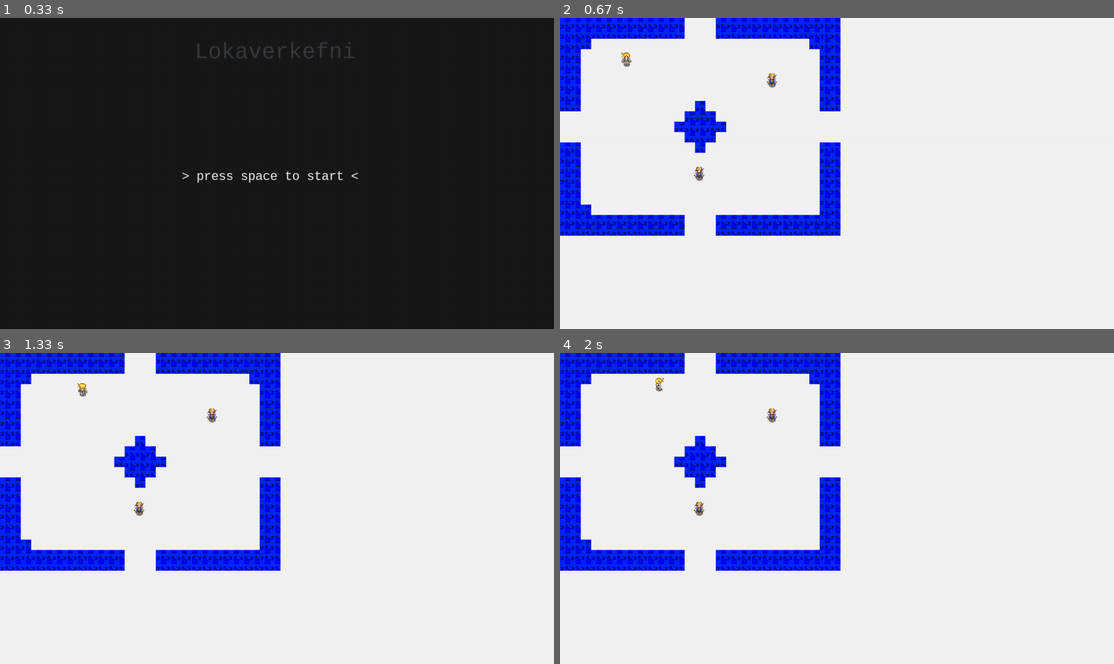
Above: before the commit, frames 1-4 (two rows, left to right).
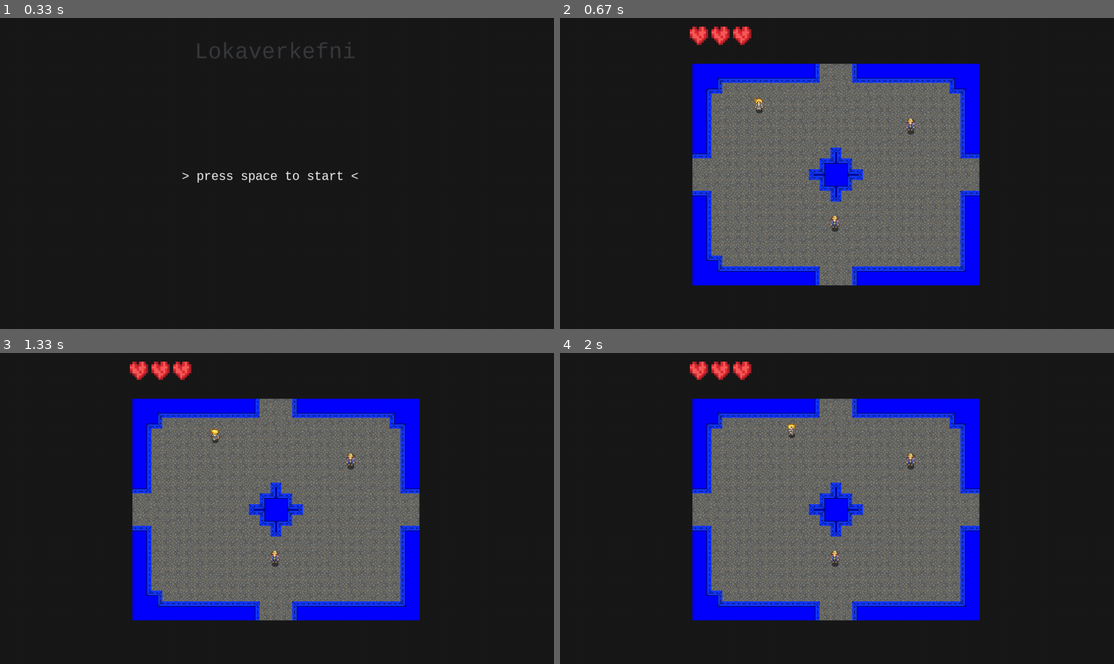
Above: after the commit, the same moments.

Repository: GudniNatan/Leikjaforritun-lokaverkefni-haust-2016
Game: pygame game, started from Lokaverkefni.py
Two runs of this game, one before a commit and one after it. Both use one fixed random seed, a clock stepped at 60 frames per second and the inputs below. The source is Python 2; it was converted automatically to run under Python 3.
Inputs:
- Up to frame 1 (0.33 s): no input
- Up to frame 2 (0.67 s): tap Space at 0.33 s
- Up to frame 3 (1.33 s): hold Right 0.67-1.13 s; hold Up from 1.17 s (still down)
- Up to frame 4 (2 s): release Up at 1.47 s; hold Right 1.5-1.97 s

Frame 1 is identical in both runs. In frame 2, 100% of the frame differs, in the area x 0-100%, y 0-100%; in frame 3, 100%; in frame 4, 100%.

Commit message:
allt of seint um nótt grafík og gameplay

Diff:
--- a/Characters_sprites.py
+++ b/Characters_sprites.py
@@ -18,6 +18,7 @@
         self.gridPos = [self.collision_rect.center[0] / drawSize, self.collision_rect.center[1] / drawSize]
         self.baseSpeed = 0.08
         self.health = 3
+        self.maxHealth = self.health
         self.charset = charset
         self.sprite_size_rect = sprite_size_rect
         self.image = pygame.Surface((0, 0))
@@ -25,7 +26,7 @@
         self.last_direction = None
         self.set_sprite_direction()
         self.rect = self.image.get_rect()
-        self.rect.midbottom = rect.midbottom
+        self.rect.midbottom = (rect.centerx, rect.bottom - 1)
         self.collision_rect.w = 20
         self.walking_phase = 1
         self.moving = False
@@ -139,7 +140,7 @@
         self.collision_rect.x = self.realX
         self.collision_rect.y = self.realY
         self.gridPos = [self.collision_rect.center[0] / drawSize, self.collision_rect.center[1] / drawSize]
-        self.rect.midbottom = self.collision_rect.midbottom
+        self.rect.midbottom = (rect.centerx, rect.bottom - 1)
 
     def get_collision_box(self):
         return Box(self.collision_rect)
@@ -149,6 +150,7 @@
             return
         self.stunned = True
         self.health -= 1
+        pygame.event.post(pygame.event.Event(healthEvent))
         pygame.time.set_timer(unstunEvent, 500)
 
 
@@ -158,6 +160,7 @@
         self.score = 5
         self.kitCount = 0
         self.direction = 180
+        self.displayHealth = self.health
 
     def update_speed(self):
         keys = pygame.key.get_pressed()
--- a/Constants.py
+++ b/Constants.py
@@ -9,7 +9,7 @@
 
 GRID_SIZE = [30, 30]     # Width and height of maze (can fit 355x635 if drawSize is 1)
 startPoint = [14, 14]   # Starting position of generator (and player?)
-drawSize = 24
+drawSize = 25
 halfDrawSize = drawSize / 2
 window_size = window_width, window_height = 1280, 720
 
@@ -20,3 +20,4 @@
 swordSwingEvent = USEREVENT+4
 walkEvent = USEREVENT+5
 unstunEvent = USEREVENT+6
+healthEvent = USEREVENT+7
--- a/Objects.py
+++ b/Objects.py
@@ -36,8 +36,6 @@
         self.rect = pygame.Rect(rect)
         self.image = surface
         rect.topleft = (0, 0)
-        if rect.contains(surface.get_rect()):
-            return
         if not scale:
             self.image = surface.subsurface(rect)
         else:
--- a/Scenes.py
+++ b/Scenes.py
@@ -37,43 +37,62 @@
         super(GameScene, self).__init__()
         charset = pygame.image.load(os.path.join('images', 'charset.png')).convert_alpha()
         shadow = pygame.image.load(os.path.join('images', 'shadow.png')).convert_alpha()
-        walls = pygame.image.load(os.path.join('images', 'veggur test.png')).convert_alpha()
+        walls = pygame.image.load(os.path.join('images', 'veggur test 4.png')).convert_alpha()
+        heart = pygame.image.load(os.path.join('images', 'hearts.png')).convert_alpha()
+        floor_tile = pygame.image.load(os.path.join('images', 'floor.png')).convert_alpha()
+        self.heartTexture = heart
         self.paused = False
         self.entities = pygame.sprite.LayeredUpdates()
         self.npcs = pygame.sprite.Group()
         self.animations = list()
         self.collidables = list()
         character_sprite_size = (16, 18, 24)
-        self.player = Player(pygame.Rect(30, 30, drawSize-1, drawSize / 2), charset.subsurface(pygame.Rect(0, 72, 47, 72)), character_sprite_size)
+        self.player = Player(pygame.Rect(30, 30, drawSize-1, drawSize / 5 * 3), charset.subsurface(pygame.Rect(0, 72, 47, 72)), character_sprite_size)
 
         self.block_group = pygame.sprite.Group()
+        self.background_group = pygame.sprite.Group()
         self.grid = Grid(GRID_SIZE)
         self.grand_clock = pygame.time.Clock()
 
         f = open(os.path.join('rooms', 'room' + str(level)) + ".txt", 'r')
-        lines = f.readlines()
+        lines = f.read().splitlines()
+        self.levelrect = pygame.Rect(drawSize * 12, drawSize * 4, len(lines[0]) * drawSize, len(lines) * drawSize)
         for i in xrange(len(lines)):
             for j in xrange(len(lines[i])):
+                rect = pygame.Rect(j * drawSize + self.levelrect.x, i * drawSize + self.levelrect.y, drawSize, drawSize)
                 if lines[i][j] == "W":
-                    rect = pygame.Rect(j * drawSize, i * drawSize, drawSize, drawSize)
-                    self.block_group.add(SimpleRectSprite(rect, walls.subsurface(0, 0, drawSize, drawSize)))
+                    sliced = [["W", "W", "W"], ["W", "W", "W"], ["W", "W", "W"]]
+                    if 1 < i:
+                        sliced[0][1] = lines[i-1][j]
+                        if j > 1:
+                            sliced[0][0] = lines[i-1][j-1]
+                        if j < (len(lines[i]) - 1):
+                            sliced[0][2] = lines[i-1][j+1]
+                    if 1 < j:
+                        sliced[1][0] = lines[i][j-1]
+                    if j < (len(lines[i]) - 1):
+                        sliced[1][2] = lines[i][j+1]
+                    if i < (len(lines)-1):
+                        sliced[2][1] = lines[i+1][j]
+                        if 1 < j:
+                            sliced[2][0] = lines[i+1][j-1]
+                        if j < (len(lines[i]) - 1):
+                            sliced[2][2] = lines[i+1][j+1]
+                    sprite = self.make_wall_block(walls, sliced)
+                    sprite = SimpleRectSprite(rect, sprite.image, True)
+                    self.block_group.add(sprite)
                 if lines[i][j] == "S":
-                    stalker = Stalker(pygame.Rect(j * drawSize, i * drawSize, 15, drawSize / 2), charset.subsurface(pygame.Rect(48, 72, 47, 72)), character_sprite_size, self.player)
+                    stalker = Stalker(pygame.Rect(rect.x, rect.y, 15, drawSize / 2), charset.subsurface(pygame.Rect(48, 72, 47, 72)), character_sprite_size, self.player)
                     self.npcs.add(stalker)
                 if lines[i][j] == "P":
-                    self.player.realX = j * drawSize
-                    self.player.realY = i * drawSize
-                    self.player.collision_rect.topleft = (j * drawSize, i * drawSize)
-                    print("p")
-
-        '''for i in range(GRID_SIZE[0] * 2):
-                block1 = (Block(pygame.Rect(i * drawSize, 0, drawSize, drawSize), BLACK))
-                block2 = (Block(pygame.Rect(i * drawSize, (GRID_SIZE[1] * 2 - 1) * drawSize, drawSize, drawSize), BLACK))
-                self.block_group.add(block1, block2)
-        for i in range(GRID_SIZE[1] * 2):
-                block1 = (Block(pygame.Rect(0, i * drawSize, drawSize, drawSize), BLACK))
-                block2 = (Block(pygame.Rect((GRID_SIZE[0] * 2 - 1) * drawSize, i * drawSize, drawSize, drawSize), BLACK))
-                self.block_group.add(block1, block2)'''
+                    self.player.realX = j * drawSize + self.levelrect.x
+                    self.player.realY = i * drawSize + self.levelrect.y
+                    self.player.collision_rect.topleft = (j * drawSize + self.levelrect.x, i * drawSize + self.levelrect.y)
+                if lines[i][j] != "W":
+                    sprite = SimpleRectSprite(rect, floor_tile, True)
+                    sprite.image = pygame.transform.rotate(sprite.image, random.randrange(0, 360, 90))
+                    self.background_group.add(sprite)
+
         self.collidables.extend(self.block_group)
 
         self.entities.add(self.player, self.npcs)
@@ -81,19 +100,30 @@
         self.grid.update_grid(self.collidables + self.character_collision_boxes)
         if self.character_collision_boxes:
             self.shadow = pygame.transform.scale(shadow, self.character_collision_boxes[0].rect.size)
-
-    def render(self, screen):
-        screen.fill(WHITE)
+        self.heartList = list()
+        for i in xrange(self.player.maxHealth):
+            rect = pygame.Rect(self.levelrect.x + (50 * i), 20, 7 * 6, 7 * 6)
+            self.heartList.append(SimpleRectSprite(rect, heart.subsurface(pygame.Rect(0,0,8,8)), True))
+        self.hearts = pygame.sprite.Group(self.heartList)
+
+
+
+
+    def render(self, screen):
+        screen.fill(BLACK)
+        self.background_group.draw(screen)
+
         for box in self.character_collision_boxes:
             screen.blit(self.shadow, box.rect.midleft)
-
         self.block_group.draw(screen)
         self.entities.draw(screen)
+        self.hearts.draw(screen)
         if self.paused:
             line_rect1 = pygame.Rect(screen.get_rect().w / 32 * 31, screen.get_rect().h / 16, screen.get_rect().w / 64, screen.get_rect().w / 64 * 3)
             line_rect2 = pygame.Rect(screen.get_rect().w / 32 * 30, screen.get_rect().h / 16, screen.get_rect().w / 64, screen.get_rect().w / 64 * 3)
             pygame.draw.rect(screen, RED, line_rect1)
             pygame.draw.rect(screen, RED, line_rect2)
+        pygame.draw.rect(screen, BLACK, self.levelrect, 6)
 
     def update(self, time):
         if self.paused:
@@ -105,8 +135,6 @@
             if type(entity) is not Player:
                 entity.update_speed()
             entity.update_position(time, self.collidables + self.character_collision_boxes)
-        if self.player.health <= 0:
-            self.manager.go_to(GameOverScene())
 
     def handle_events(self, events):
         for event in events:
@@ -144,6 +172,13 @@
                         #Death
                         #Door opening
                         #Chest opening
+                    if s.name == "health":
+                        if s.phase >= 13:
+                            self.animations.remove(s)
+                            continue
+                        s.sprite.image = SimpleRectSprite(pygame.Rect(s.sprite.rect), self.heartTexture.subsurface(pygame.Rect((s.phase) * 8, 0, 8, 8)), True).image
+                        s.phase += 1
+
                 for char in self.entities:
                     if char.moving:
                         char.walking_phase = char.walking_phase + 0.5
@@ -196,6 +231,39 @@
                 for entity in self.entities:
                     if entity.stunned:
                         entity.stunned = False
+            if event.type == healthEvent:
+                if self.player.health <= 0:
+                    self.manager.go_to(GameOverScene())
+                if self.player.displayHealth != self.player.health:
+                    params = {'sprite': self.heartList[self.player.displayHealth-1],
+                              'jumpdistance': 8, 'phase': 0, }
+                    self.animations.append(Animation("health", params))
+                    self.player.displayHealth -= 1
+
+    def make_wall_block(self, wall_texture, array_slice):
+        rect = pygame.Rect(0, 0, 24, 24)
+        sprite = Block(rect, BLACK)
+        rotated = list(array_slice)
+        for i2 in xrange(4):
+            innerRect = pygame.Rect(0, 0, 12, 12)
+            if rotated[1][0] != "W":
+                if rotated[0][1] != "W":
+                    # open corner
+                    innerRect.topleft = (12, 12)
+                else:
+                    # wall facing left
+                    innerRect.topleft = (24, 0)
+            elif rotated[0][1] != "W":
+                innerRect.topleft = (12, 0)
+                # wall facing up
+            elif rotated[0][0] != "W":
+                innerRect.topleft = (0, 12)
+            sprite.image.blit(wall_texture.subsurface(innerRect), (0, 0))
+            rotated = zip(*rotated[::-1])
+            sprite.image = pygame.transform.rotate(sprite.image, -90)
+        return sprite
+
+
 
 
 class TitleScene(Scene):
@@ -300,5 +368,5 @@
         for event in events:
             if event.type == pygame.QUIT:
                 pygame.event.post(pygame.event.Event(QUIT))
-            if event.type == KEYDOWN and event.key == K_SPACE or event.key == K_ESCAPE:
+            if event.type == KEYDOWN and (event.key == K_SPACE or event.key == K_ESCAPE):
                 self.manager.go_to(TitleScene())
Binary file added: images/floor.png
Binary file added: images/hearts.png
Binary file added: images/veggur test 2.png
Binary file added: images/veggur test 3.png
Binary file added: images/veggur test 4.png
